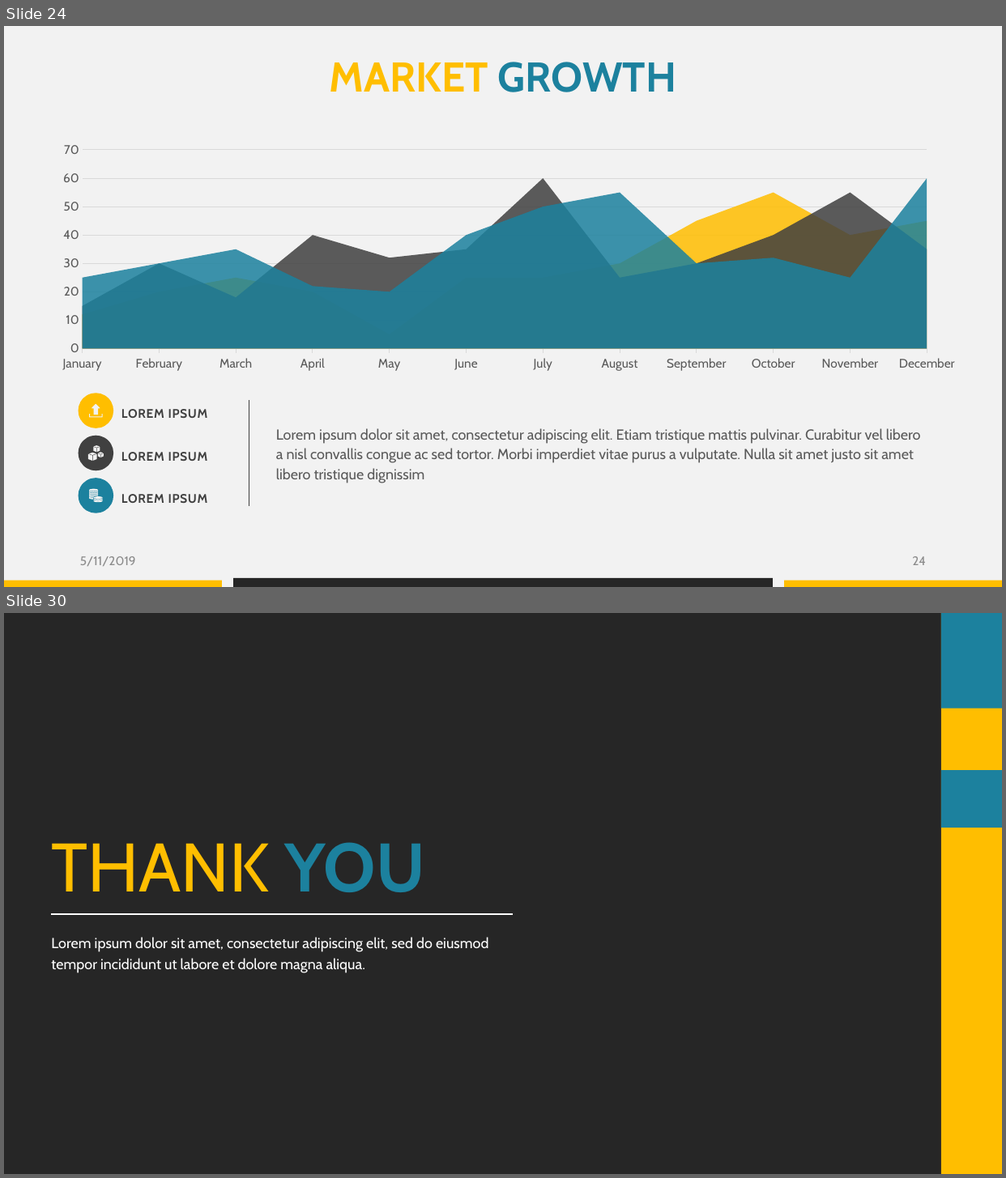
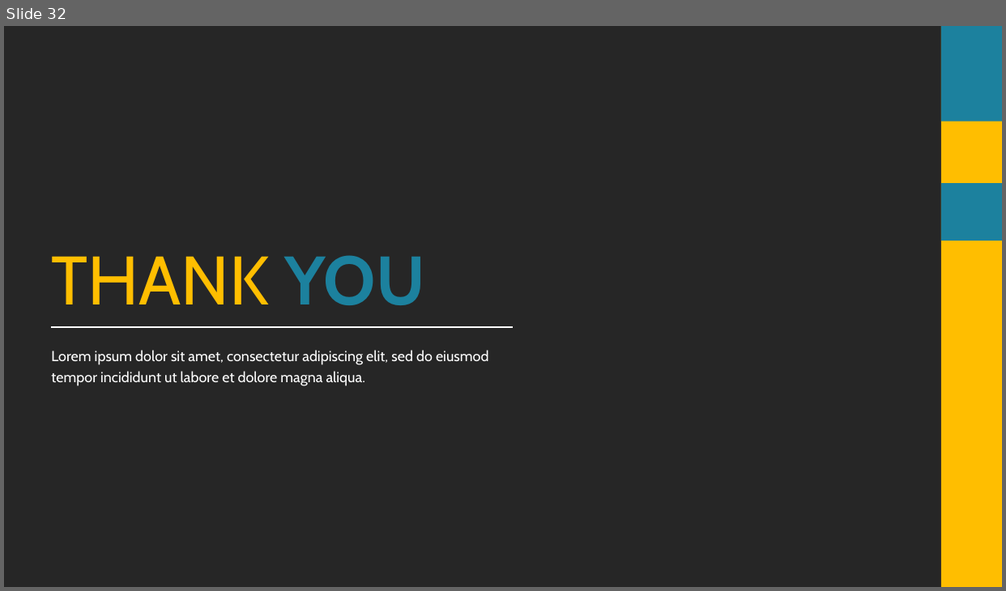
Before and after one commit to datascience-mobi/group-04-project-1-4, a slide deck: Project proposal_presentation_V1.pptx. Shown one above the other, each under a label of ours: slides 24 and 30 before the commit, slide 32 after it; the slides between them are not shown. The pictures are 1006x1178 and 1006x591 pixels, drawn with LibreOffice and Linux fonts; fonts in the diff are those of the drawing; background and template pictures are left out; a plain dark background stands for a picture behind light text. Boxes give left, top, right and bottom in pixels: in the first picture for what was removed or moved away, otherwise in the second. Text is boxed around its words. In the diff, an @@ line names an element or a change of style, - is before the commit and + after.

```diff
--- a/Project proposal_presentation_V1.pptx
+++ b/Project proposal_presentation_V1.pptx
@@ slide 24 removed at [4, 26, 1002, 587], background #F2F2F2 @@
@@ text removed at [330, 62, 676, 92] @@
-MARKET GROWTH
@@ area chart removed at [46, 134, 960, 371] @@
-categories: January, February, March, April, May, June, July, August, September, October, November, December
-Series 1: 25, 30, 35, 22, 20, 40, 50, 55, 30, 32, 25, 60
-Series 2: 15, 30, 18, 40, 32, 35, 60, 25, 30, 40, 55, 35
-Series 3: 12, 20, 25, 20, 5, 25, 25, 30, 45, 55, 40, 45
@@ ellipse removed at [78, 394, 113, 429] @@
@@ freeform shape removed at [89, 414, 103, 417] @@
@@ freeform shape removed at [91, 404, 100, 415] @@
@@ text removed at [121, 409, 208, 418] @@
-LOREM IPSUM
@@ line removed from (249, 400) to (249, 506) @@
@@ ellipse removed at [78, 436, 113, 471] @@
@@ text removed at [276, 429, 921, 484] @@
-Lorem ipsum dolor sit amet, consectetur adipiscing elit. Etiam tristique mattis pulvinar. Curabitur vel libero a nisl convallis congue ac sed tortor. Morbi imperdiet vitae purus a vulputate. Nulla sit amet justo sit amet libero tristique dignissim
@@ group removed at [88, 446, 104, 461]: 9 freeform shapes @@
@@ text removed at [121, 452, 208, 461] @@
-LOREM IPSUM
@@ ellipse removed at [78, 478, 113, 514] @@
@@ group removed at [89, 489, 103, 503]: 9 freeform shapes @@
@@ text removed at [121, 494, 208, 503] @@
-LOREM IPSUM
@@ text removed at [80, 557, 136, 566] @@
-5/11/2019
@@ page number removed at [912, 557, 926, 565] @@
-24
@@ rectangle removed at [4, 581, 222, 587] @@
@@ rectangle removed at [233, 578, 772, 587] @@
@@ rectangle removed at [784, 581, 1002, 587] @@
@@ what was slide 30 is now slide 32 @@
```
Also in this commit, not shown: 22 slides changed, 3 slides added.
